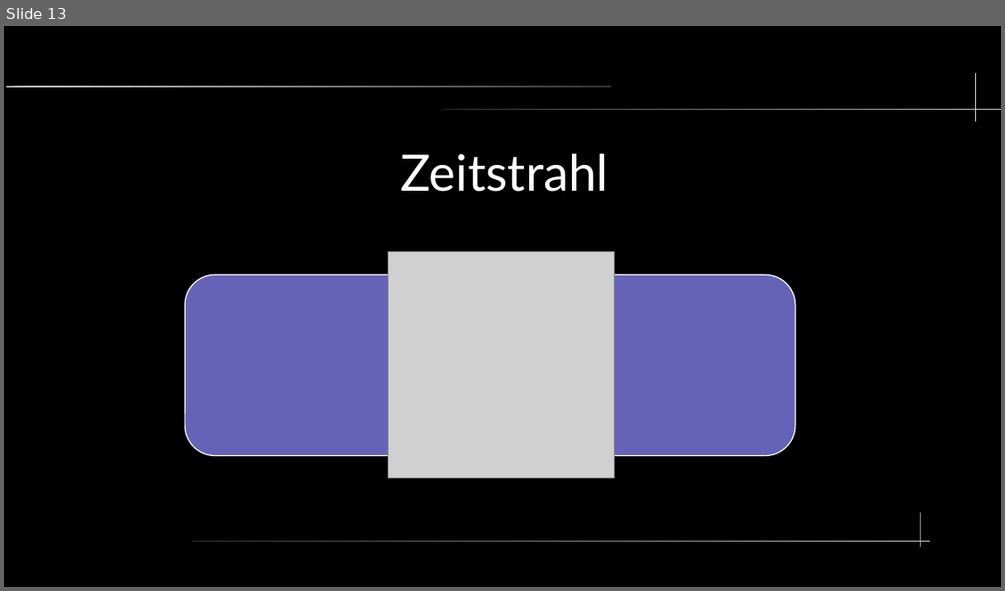
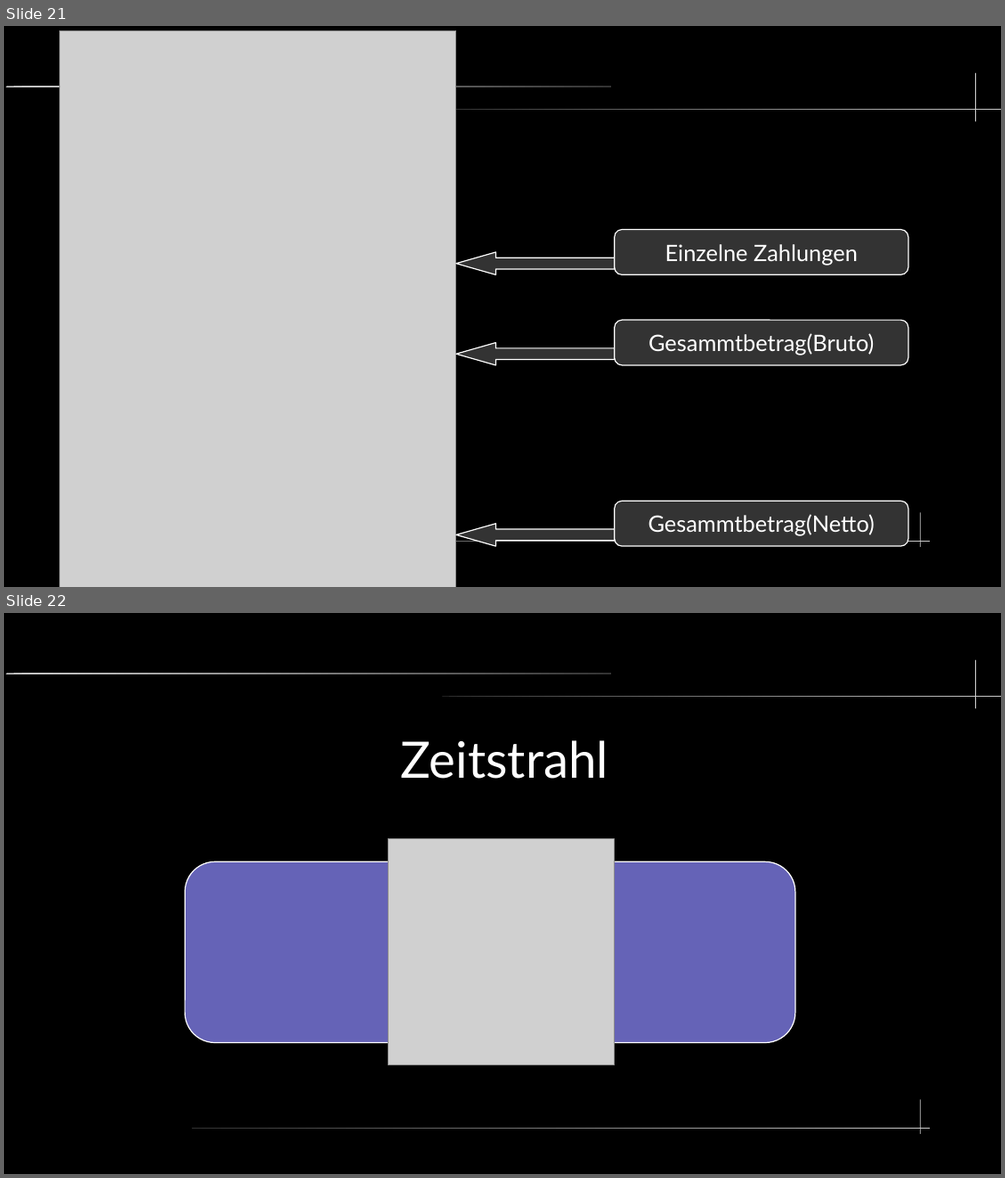
Before and after one commit to hyperbel/MatheProjekt22_23, a slide deck: Doc/Präsi/Präsentation.odp. Shown one above the other, each under a label of ours: slide 13 before the commit, slides 21 and 22 after it. The pictures are 1005x591 and 1005x1178 pixels, drawn with LibreOffice and Linux fonts; fonts in the diff are those of the drawing; grey boxes stand for pictures. Boxes give left, top, right and bottom in pixels: in the first picture for what was removed or moved away, otherwise in the second. Text is boxed around its words. In the diff, an @@ line names an element or a change of style, - is before the commit and + after.

```diff
--- a/Doc/Präsi/Präsentation.odp
+++ b/Doc/Präsi/Präsentation.odp
@@ slide 21 added at (4, 26, 1001, 587), background #000000; not listed: 5 template elements that a slide beside it also shows @@
@@ picture added at (59, 30, 456, 587) @@
@@ rounded rectangle added at (615, 230, 908, 274), fill #333333, outline #FFFFFF 0.85 pt, 18 pt, text #FFFFFF @@
+Einzelne Zahlungen
@@ left arrow added at (456, 252, 615, 274), fill #333333, outline #FFFFFF 0.85 pt @@
@@ left arrow added at (456, 343, 615, 365), fill #333333, outline #FFFFFF 0.85 pt @@
@@ rounded rectangle added at (615, 320, 908, 365), fill #333333, outline #FFFFFF 0.85 pt, 18 pt, text #FFFFFF @@
+Gesammtbetrag(Bruto)
@@ rounded rectangle added at (615, 501, 908, 546), fill #333333, outline #FFFFFF 0.85 pt, 18 pt, text #FFFFFF @@
+Gesammtbetrag(Netto)
@@ left arrow added at (456, 524, 615, 546), fill #333333, outline #FFFFFF 0.85 pt @@
@@ what was slide 13 is now slide 22 @@
```
Also in this commit, not shown: 12 slides changed, 12 other slides added, 2 slides removed.
